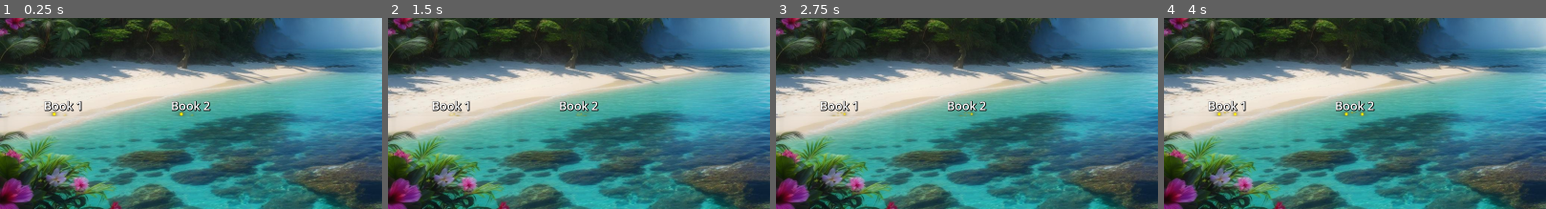
Above: before the commit, frames 1-4 (left to right).
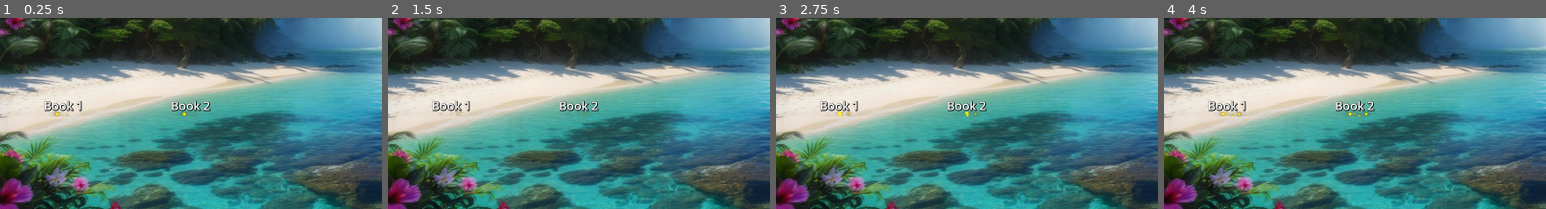
Above: after the commit, the same moments.

Repository: gmlewis/godot-liverpool-rummy
Game: Godot game, scene res://rounds/round_1.tscn
Same seed, same stepped clock (60 frames per second), same inputs: the game is played once before the commit and once after it. This scene is started directly instead of the project's main scene.
Inputs (mouse positions are % of the whole screen's width and height, from its top left):
- Up to frame 1 (0.25 s): no input
- Up to frame 2 (1.5 s): tap Enter at 0.5 s; move the mouse to (45, 70) at 0.52 s; click (45, 70) at 0.67 s; tap Space at 1.25 s; drag from (80, 65) to (45, 70) at 1.27 s
- Up to frame 3 (2.75 s): tap Enter at 2 s; move the mouse to (20, 35) at 2.02 s; click (20, 35) at 2.17 s
- Up to frame 4 (4 s): tap Space at 2.75 s; drag from (55, 50) to (20, 35) at 2.77 s; tap Enter at 3.5 s; move the mouse to (35, 25) at 3.52 s; click (35, 25) at 3.67 s
The pictures show only the part of the screen within x 0-50%, y 49-99%; the shares and areas given below are measured in that part.

The runs differ from the first frame. In frame 1, 0.1% of the frame differs, in the area x 13-51%, y 49-52%; in frame 2, less than 0.1%; in frame 3, 0.1%; in frame 4, 0.2%, in the area x 13-54%, y 49-52%.

Commit message:
sparks radiating outward from one spot
Signed-off-by: Glenn Lewis <6598971+gmlewis@users.noreply.github.com>

Diff:
--- a/shaders/sparklerect.gdshader
+++ b/shaders/sparklerect.gdshader
@@ -45,7 +45,8 @@
 
 			if (pulse < 0.01) continue;
 
-			float travel = pulse * border_width * 2.0;
+			// Sparks travel outward continuously, independent of pulse
+			float travel = mod(TIME * animation_speed * spark_speed * 50.0, border_width * 3.0);
 			vec2 spark_pos = sparkler_pos + spark_dir * travel;
 			float dist = length(pos - spark_pos);
 
